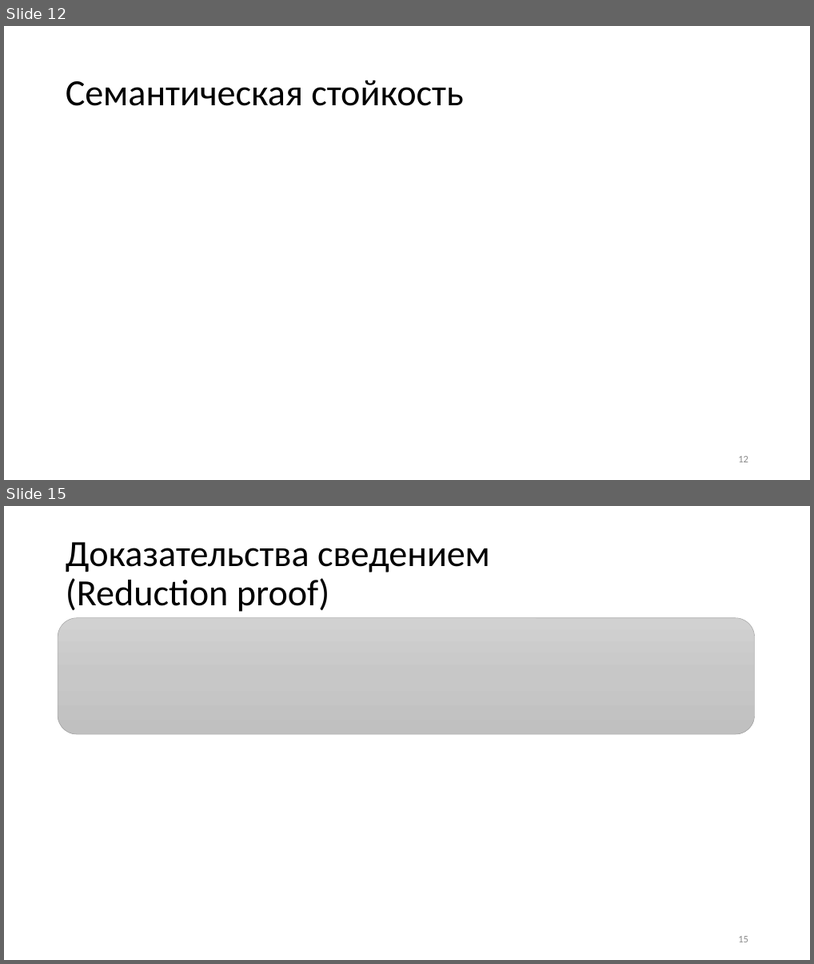
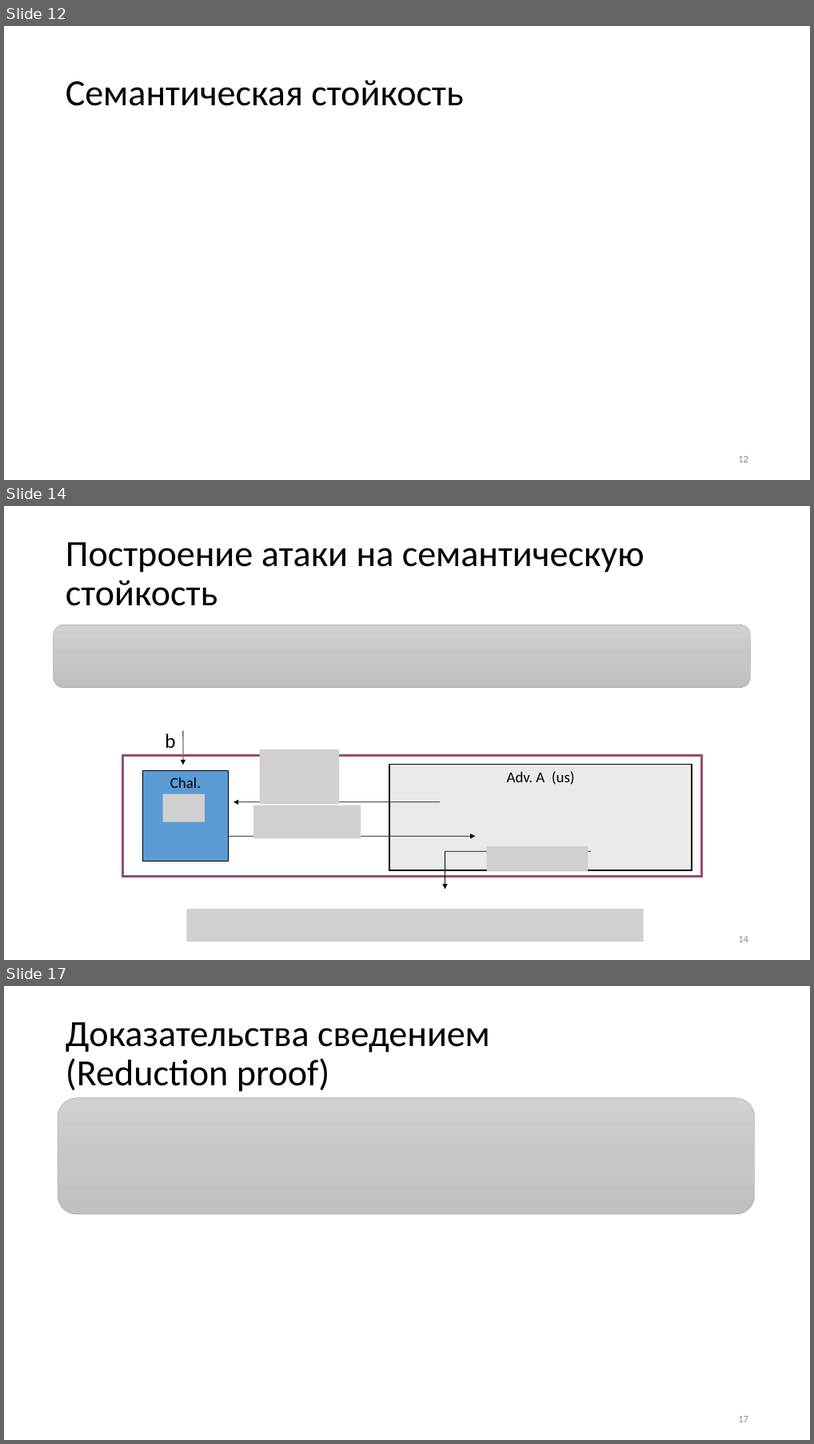
Before and after one commit to CryptoCourse/CryptoLectures, a slide deck: Lectures/Lecture1-b.pptx. Shown one above the other, each under a label of ours: slides 12 and 15 before the commit, slides 12, 14 and 17 after it; the slides between them are not shown. The pictures are 814x964 and 814x1444 pixels, drawn with LibreOffice and Linux fonts; fonts in the diff are those of the drawing; grey boxes stand for pictures. Boxes give left, top, right and bottom in pixels: in the first picture for what was removed or moved away, otherwise in the second. Text is boxed around its words. In the diff, an @@ line names an element or a change of style, - is before the commit and + after.

```diff
--- a/Lectures/Lecture1-b.pptx
+++ b/Lectures/Lecture1-b.pptx
@@ slide 14 added at <box>4,506,810,960</box>, background #FFFFFF @@
@@ title added at <box>66,542,645,606</box>, 44 pt, text #000000 @@
+Построение атаки на семантическую стойкость
@@ rounded rectangle added at <box>54,624,751,688</box>, fill gradient #D2D2D2 to #C8C8C8 to #C0C0C0, outline #A5A5A5 0.5 pt @@
@@ text added at <box>165,733,175,748</box>, 24 pt, text #000000 @@
+b
@@ arrow added from (183, 731) to (183, 764), #000000 0.75 pt @@
@@ rectangle added at <box>122,756,702,876</box>, outline #954F72 3 pt @@
@@ picture added at <box>260,749,340,804</box> @@
@@ rectangle added at <box>390,764,693,870</box>, fill #EAEAEA, outline #000000 1.5 pt, 18 pt, text #000000 @@
+Adv. A (us)
@@ rectangle added at <box>142,770,229,861</box>, fill #5B9BD5, outline #000000 0.75 pt, 18 pt, text #000000 @@
+Chal.
@@ picture added at <box>163,794,205,822</box> @@
@@ arrow added from (440, 802) to (234, 802), #000000 0.75 pt @@
@@ picture added at <box>254,805,361,838</box> @@
@@ arrow added from (229, 836) to (475, 836), #000000 0.75 pt @@
@@ line added from (591, 851) to (445, 851), #000000 0.75 pt @@
@@ arrow added from (445, 851) to (445, 889), #000000 0.75 pt @@
@@ picture added at <box>487,846,589,872</box> @@
@@ picture added at <box>186,908,644,941</box> @@
@@ page number added at <box>738,936,749,942</box>, 12 pt, text #8C8C8C @@
+14
@@ what was slide 15 is now slide 17 @@
@@ page number at <box>738,1416,749,1422</box>: text changed @@
-15
+17
```
Also in this commit, not shown: 4 slides changed, 1 other slide added.
